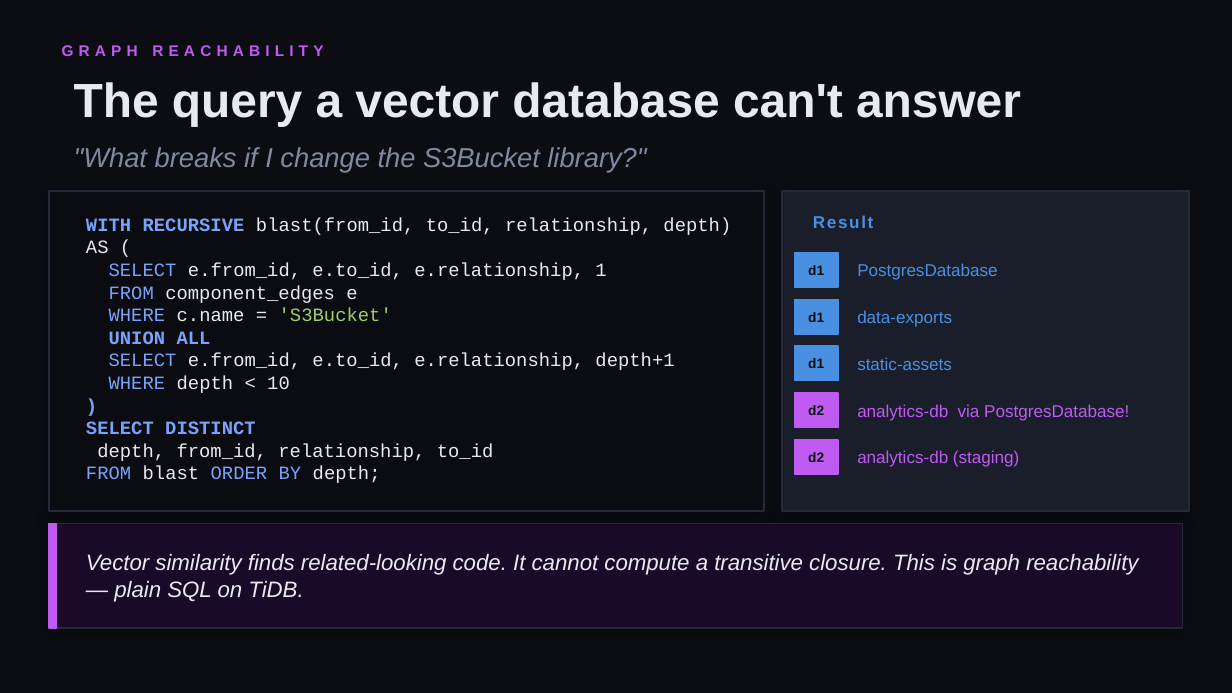
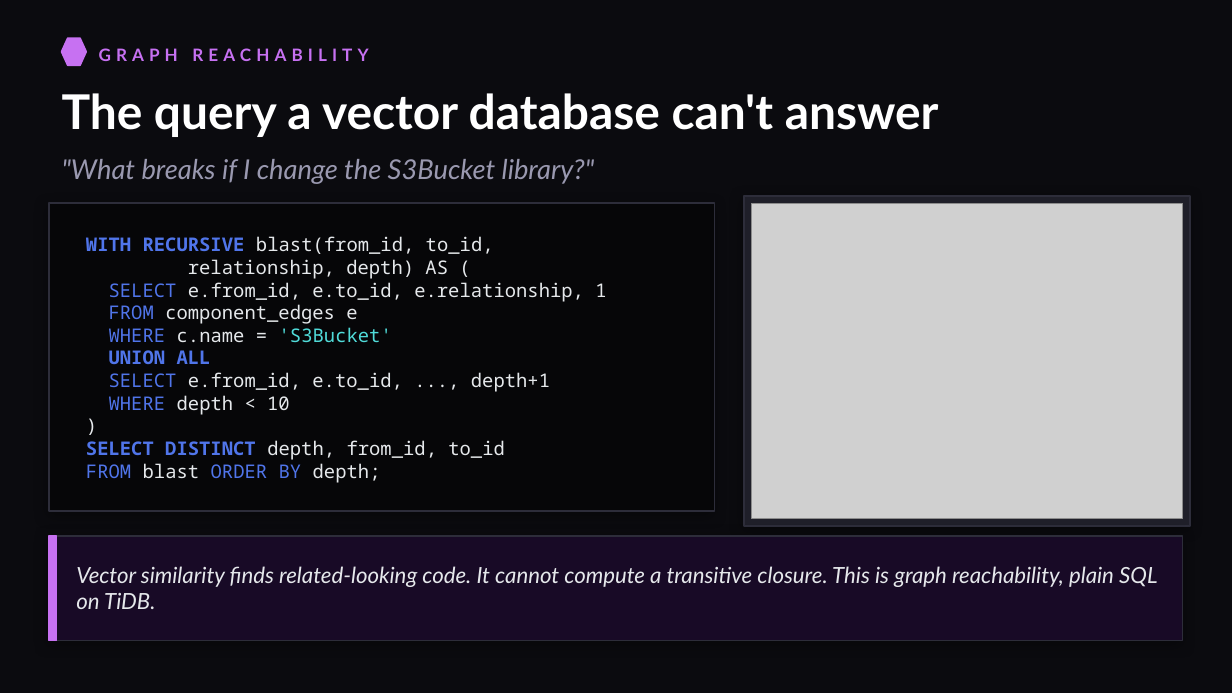
Before and after one commit to stephenlthorn/mem9-ai-coding, a slide deck: slide 10 of report/tidb-demo.pptx. Drawn at 1232x693 pixels with LibreOffice and Linux fonts; fonts in the diff are those of the drawing; grey boxes stand for pictures. Boxes give left, top, right and bottom in pixels: in the first picture for what was removed or moved away, otherwise in the second. Text is boxed around its words. In the diff, an @@ line names an element or a change of style, - is before the commit and + after.

```diff
--- a/report/tidb-demo.pptx
+++ b/report/tidb-demo.pptx
@@ background #0B0D12 to #0B0B0F @@
@@ hexagon added at box(62, 38, 86, 65), fill #C771F2, outline #C771F2 1 pt @@
@@ text "GRAPH REACHABILITY": place and size @@
-text "GRAPH REACHABILITY" at box(62, 45, 323, 56)
+text "GRAPH REACHABILITY" at box(99, 48, 368, 61)
@@ text "GRAPH REACHABILITY" at box(99, 48, 368, 61): size 9 to 10 pt, font Arial to Lato, text colour #BF5AF2 to #C771F2 @@
@@ text "The query a vector database ..." at box(62, 93, 939, 137): font Arial to Lato, text colour #E8EAF0 to #FFFFFF @@
@@ text ""What breaks if I change ..." at box(62, 159, 595, 184): font Arial to Lato, text colour #8089A0 to #9A99B0 @@
@@ rectangle: place and size @@
-rectangle at box(49, 191, 764, 511)
+rectangle at box(49, 203, 715, 511)
@@ rectangle at box(49, 203, 715, 511): fill #0A0C11 to #060608; outline #252A38 1 pt to #2D2D3A 1 pt; shadow changed @@
@@ rectangle: place and size @@
-rectangle at box(782, 191, 1189, 511)
+rectangle at box(744, 196, 1190, 526)
@@ rectangle at box(744, 196, 1190, 526): fill #1A1E2A to #1F1F29; outline #252A38 1 pt to #2D2D3A 1 pt; shadow changed @@
@@ picture added at box(752, 203, 1183, 519) @@
@@ text at box(86, 236, 606, 483): text changed; font Courier New to Noto Sans Mono; text colour #E8EAF0 to #E5E8EB @@
-WITH RECURSIVE blast(from_id, to_id, relationship, depth) AS (
-SELECT e.from_id, e.to_id, e.relationship, 1
-FROM component_edges e
-WHERE c.name = 'S3Bucket'
-UNION ALL
-SELECT e.from_id, e.to_id, e.relationship, depth+1
-WHERE depth < 10
-)
-SELECT DISTINCT
-depth, from_id, relationship, to_id
-FROM blast ORDER BY depth;
+WITH RECURSIVE blast(from_id, to_id,
+relationship, depth) AS (
+SELECT e.from_id, e.to_id, e.relationship, 1
+FROM component_edges e
+WHERE c.name = 'S3Bucket'
+UNION ALL
+SELECT e.from_id, e.to_id, ..., depth+1
+WHERE depth < 10
+)
+SELECT DISTINCT depth, from_id, to_id
+FROM blast ORDER BY depth;
@@ text removed at box(813, 215, 874, 228) @@
-Result
@@ rectangle removed at box(795, 253, 838, 287) @@
@@ text removed at box(808, 265, 824, 275) @@
-d1
@@ text removed at box(857, 263, 997, 280) @@
-PostgresDatabase
@@ rectangle removed at box(795, 299, 838, 334) @@
@@ text removed at box(808, 312, 824, 322) @@
-d1
@@ text removed at box(857, 310, 952, 327) @@
-data-exports
@@ rectangle removed at box(795, 346, 838, 381) @@
@@ text removed at box(808, 358, 824, 368) @@
-d1
@@ text removed at box(857, 357, 952, 370) @@
-static-assets
@@ rectangle removed at box(795, 393, 838, 428) @@
@@ text removed at box(808, 405, 824, 415) @@
-d2
@@ text removed at box(857, 404, 1129, 421) @@
-analytics-db via PostgresDatabase!
@@ rectangle removed at box(795, 440, 838, 474) @@
@@ text removed at box(808, 452, 824, 462) @@
-d2
@@ text removed at box(857, 450, 1019, 467) @@
-analytics-db (staging)
@@ 2 texts, 2 rectangles: place and size @@
-2 texts, 2 rectangles at box(49, 82, 1183, 628)
+2 texts, 2 rectangles at box(49, 93, 1183, 641)
@@ rectangle at box(49, 536, 1183, 641): fill #1A0A2A to #180A26; outline #252A38 1 pt to #2D2D3A 1 pt; shadow changed @@
@@ rectangle at box(49, 536, 57, 641): fill #BF5AF2 to #C771F2; outline #BF5AF2 1 pt to #C771F2 1 pt @@
@@ text at box(76, 566, 1157, 609): text changed; font Arial to Lato; text colour #E8EAF0 to #E5E8EB @@
-Vector similarity finds related-looking code. It cannot compute a transitive closure. This is graph reachability — plain SQL on TiDB.
+Vector similarity finds related-looking code. It cannot compute a transitive closure. This is graph reachability, plain SQL on TiDB.
```
Also in this commit, not shown: 13 other slides changed.
